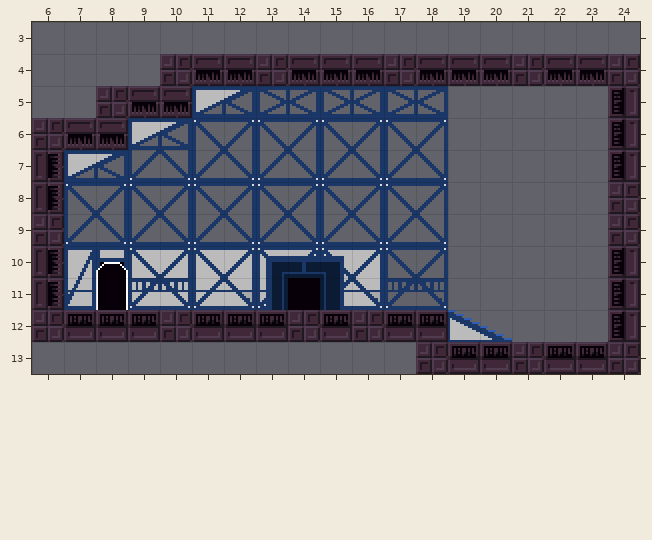
Two states of a Tiled map, data/field/common.tmx. This is how it looked before the edit.
Cells are 16x16 px. Shown: x 6..24, y 3..13. The old version is drawn lined up with the new one.
Once edited:
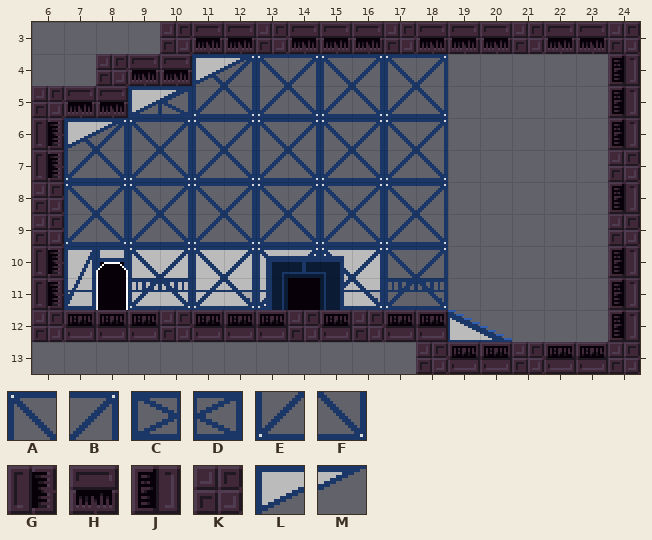
Key: from "prtghou": A 4, B 5, C 6, D 7, E 20, F 21, G 48, H 49, J 50, K 52, L 68, M 69.
_ is an empty cell.
What changed:
map size 21x12 -> 31x17 cells (old content now starts at 5,3; both pictures use the new coordinates)
Layer "Back":
The author changed tile C to tile A in row 6 at x 9.
Tile A now appears in row 4 at x 11, 13, 15 and 17; in row 6 at x 7.
The author changed tile D to tile B in row 6 at x 10.
Tile B now appears in row 4 at x 12, 14, 16 and 18; in row 6 at x 8.
Tile C now appears in row 5 at x 9.
Tile D now appears in row 5 at x 10.
The author changed tile C to tile E in row 5 at x 11, 13, 15 and 17; in row 7 at x 7.
The author changed tile D to tile F in row 5 at x 12, 14, 16 and 18; in row 7 at x 8.
Layer "Main":
The author changed tile K to tile G in row 6 at x 6.
The author changed tile K to tile H in row 4 at x 10; in row 5 at x 8.
Tile H now appears in row 3 at x 11 to 12, 14 to 16, 18 to 20 and 22 to 23; in row 4 at x 9; in row 5 at x 7.
The author changed tile K to tile J in row 4 at x 24; in row 8 at x 24.
The author changed tile G to tile K in row 8 at x 6.
The author changed tile J to tile K in row 7 at x 24.
Tile K now appears in row 3 at x 10, 13, 17, 21 and 24; in row 4 at x 8; in row 5 at x 6.
The author changed tile H to tile L in row 4 at x 11; in row 5 at x 9; in row 6 at x 7.
The author changed tile H to tile M in row 4 at x 12; in row 5 at x 10; in row 6 at x 8.
The author cleared tile H in row 4 at x 14 to 16, 18 to 20 and 22 to 23.
The author cleared tile K in row 4 at x 13, 17 and 21.
The author cleared tile L in row 5 at x 11; in row 6 at x 9; in row 7 at x 7.
The author cleared tile M in row 5 at x 12; in row 6 at x 10; in row 7 at x 8.
Where, in picture pixels (left, top, right, bottom), the same in both pictures:
changed: (32, 22, 640, 214)
